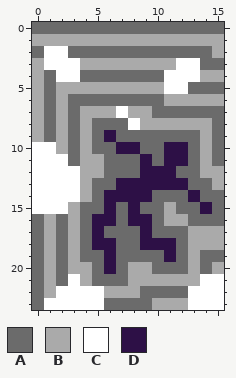
One commit to this pixel-art file: Assets/Resources/Sprites/Cards/rend.aseprite. The first picture shows the starting point.
16x24 pixels, 1 frame.
Palette (. is transparent): A #6b6b6b  B #aaaaaa  C #ffffff  D #2d1046
Pixels before, first column x 0:
 0 AAAAAAAAAAAAAAAA
 1 BBBBBBBBBBBBBBBB
 2 ACCAAAAAAAAAAAAB
 3 BCCCBBBBBBBBCCAA
 4 BACCAAAAAAACCCBB
 5 BABBBBBBBBBCCAAA
 6 BABAAAAAAAABBBBB
 7 BABABBBCBBAAAAAA
 8 BABABAAACBBBBBBA
 9 BABABADAAAAAAABA
10 CCBABAADDAADDABA
11 CCCABBAAADADDABA
12 CCCCBBAAADDDAABB
13 CCCCBAADDDDDDAAB
14 CCCCBADDDDAAADAA
15 CCCBAADADAABAADA
16 ABABADDADDABBAAA
17 ABABADAAADAAABBB
18 ABABADDAADDDABBB
19 ABABAADAAAADABAA
20 ABABBADABBAAABAB
21 ABACBAAABBBBBBCC
22 ABCCCCBBBAAAACCC
23 ACCCCCAAAABBBCCC
Once edited:
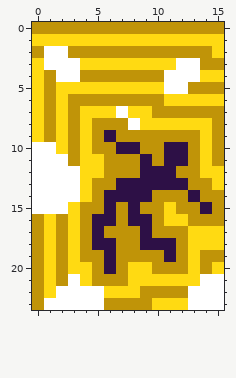
Edits made:
colour A: #6b6b6b -> #c09408
colour B: #aaaaaa -> #ffda12
Where, in picture pixels (left, top, right, bottom), the same in both pictures:
changed: (32, 22, 224, 310)
